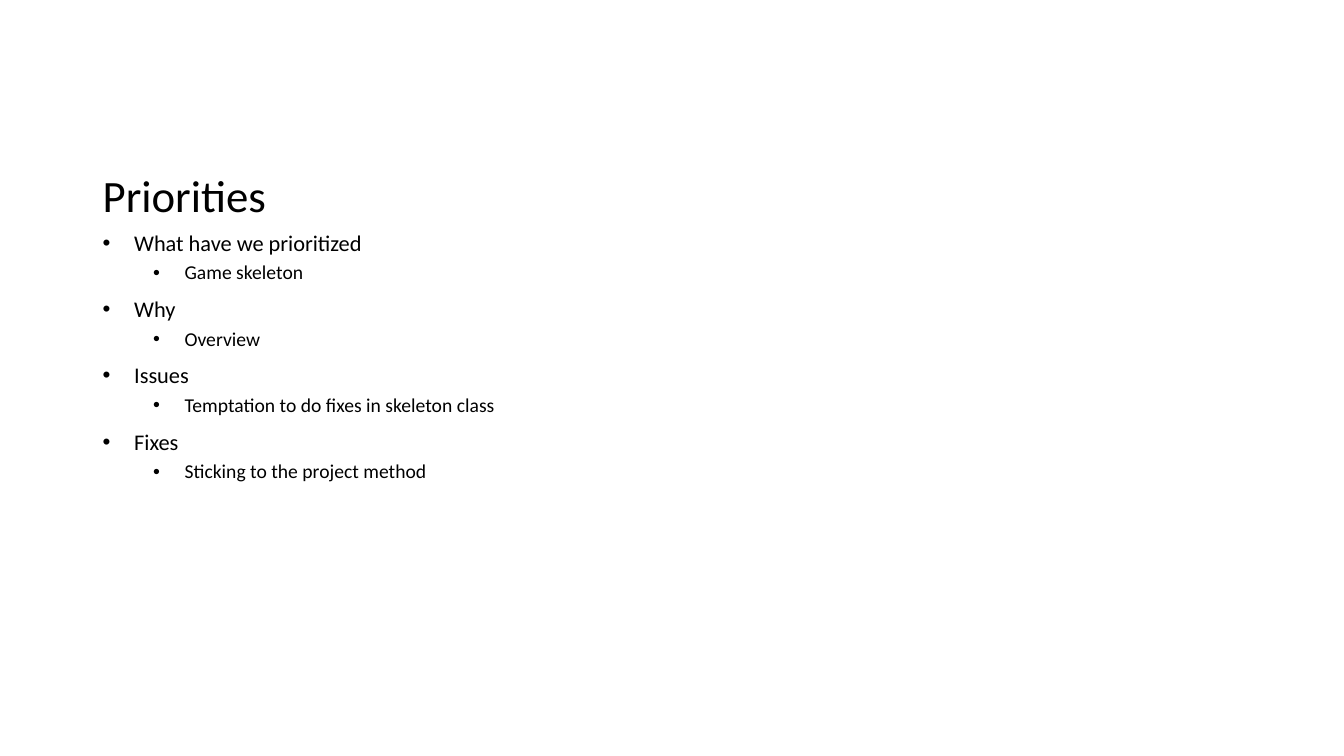
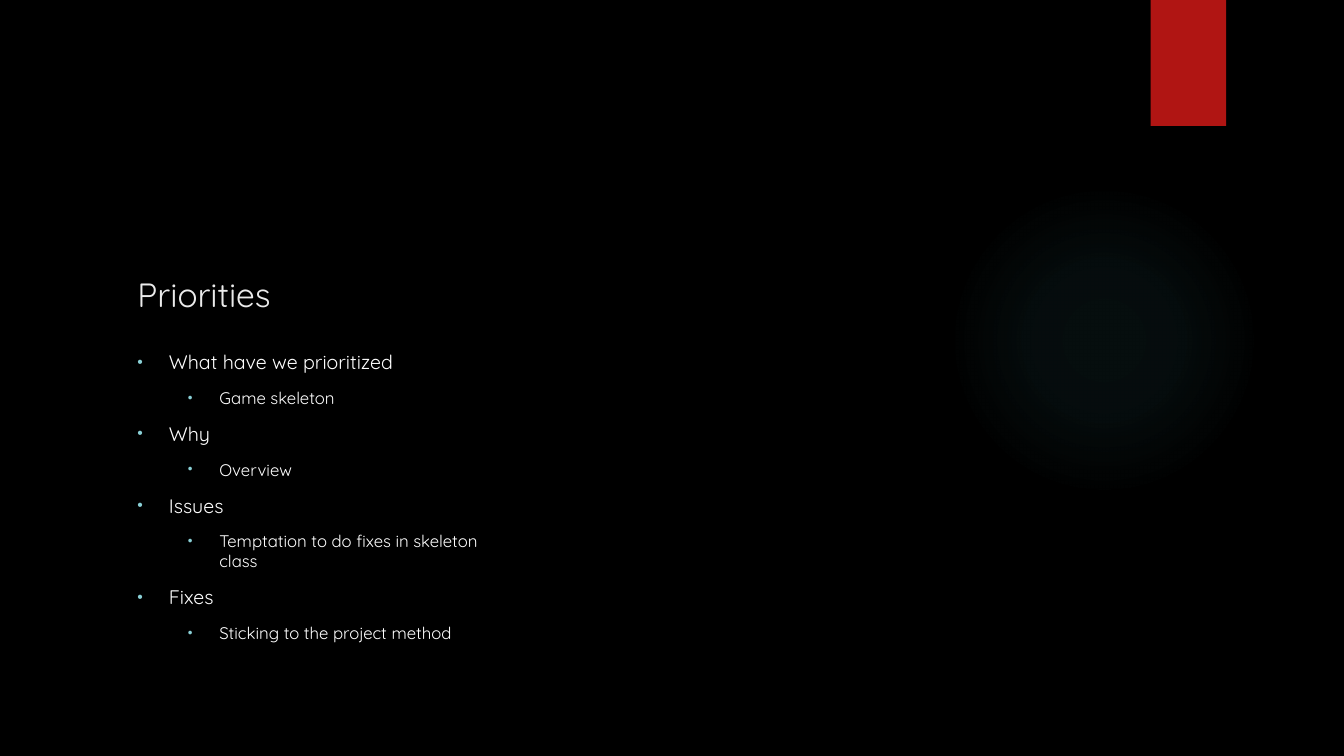
Before and after one commit to Ingrid97/g4_team4.1, a slide deck: slide 4 of Deliverables/INF112_presentasjon.pptx. Drawn at 1344x756 pixels with LibreOffice and Linux fonts; fonts in the diff are those of the drawing; background and template pictures are left out. Boxes give left, top, right and bottom in pixels: in the first picture for what was removed or moved away, otherwise in the second. Text is boxed around its words. In the diff, an @@ line names an element or a change of style, - is before the commit and + after.

```diff
--- a/Deliverables/INF112_presentasjon.pptx
+++ b/Deliverables/INF112_presentasjon.pptx
@@ background #FFFFFF to picture (left out) @@
@@ rectangle added at [1150, 0, 1226, 126], fill #B01513 @@
@@ title "Priorities": place and size @@
-title "Priorities" at [103, 181, 266, 213]
+title "Priorities" at [137, 283, 270, 308]
@@ title "Priorities" at [137, 283, 270, 308]: size 32 to 24 pt, font Calibri to Quicksand, text colour #000000 to #EBEBEB; line spacing 0.9 to 1 @@
@@ ellipse added at [949, 185, 1259, 495], fill gradient #50B9C1 @@
@@ text "What have we prioritized": place and size @@
-text "What have we prioritized" at [134, 235, 495, 482]
+text "What have we prioritized" at [169, 354, 477, 643]
@@ text "What have we prioritized" at [169, 354, 477, 643]: size 16 to 14 pt in "What have we prioritized", "Why", "Issues", "Fixes"; font Calibri to Quicksand, text colour #000000 to #FFFFFF; size 14 to 12 pt in "Game skeleton", "Overview", "Temptation to do fixes in skeleton class", "Sticking to the project method"; line spacing 0.9 to 1; more space between paragraphs @@
```
Also in this commit, not shown: 6 other slides changed.
